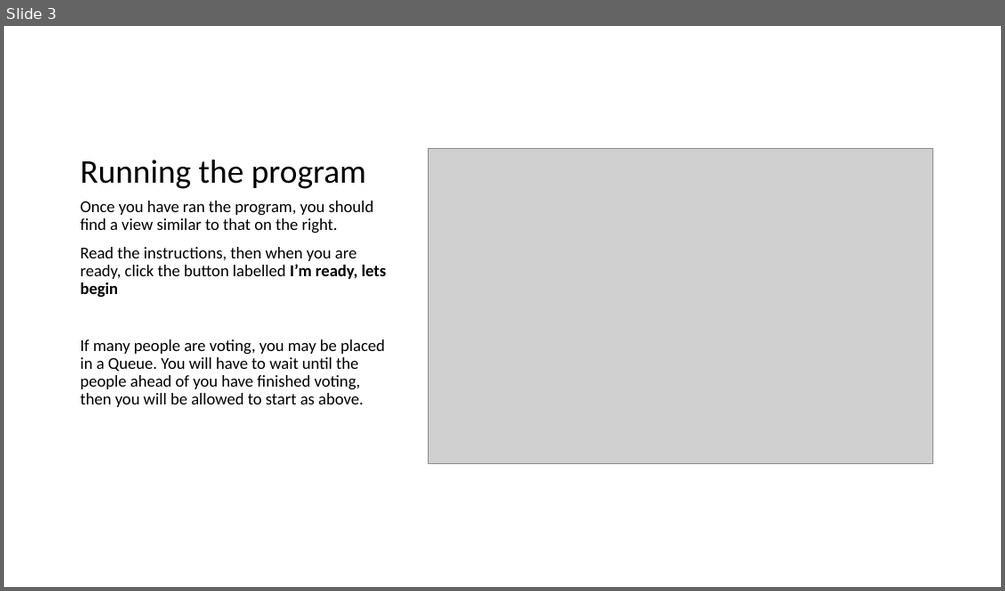
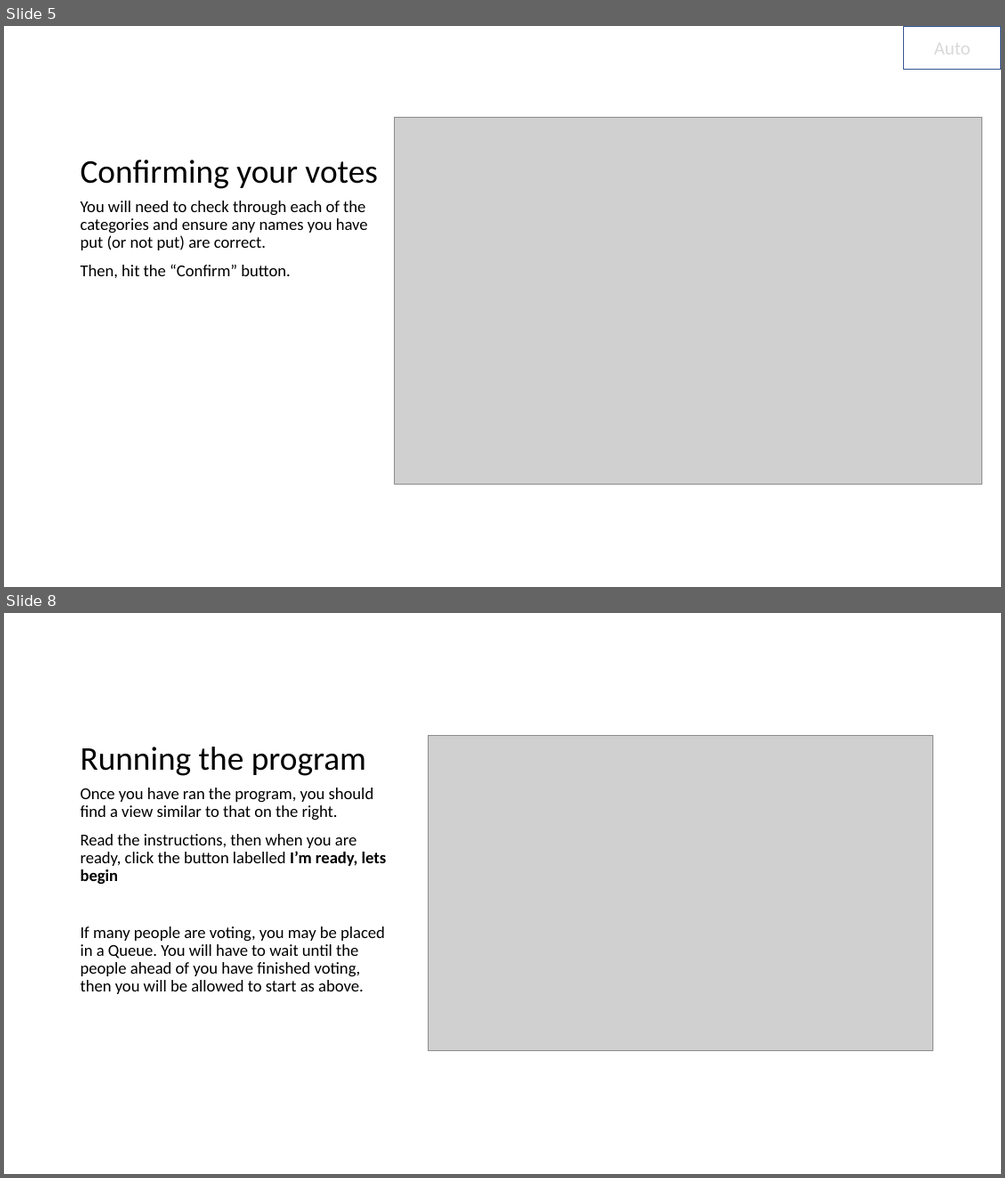
Before and after one commit to TheGrandCoding/awardsserver, a slide deck: TestPPT.pptx. Shown one above the other, each under a label of ours: slide 3 before the commit, slides 5 and 8 after it; the slides between them are not shown. The pictures are 1005x591 and 1005x1178 pixels, drawn with LibreOffice and Linux fonts; fonts in the diff are those of the drawing; grey boxes stand for pictures. Boxes give left, top, right and bottom in pixels: in the first picture for what was removed or moved away, otherwise in the second. Text is boxed around its words. In the diff, an @@ line names an element or a change of style, - is before the commit and + after.

Commit message:
Swap hypens for colons
Close #56
Also, updated powerpoint to have both a manual and automatic way to advance to next slide.

```diff
--- a/TestPPT.pptx
+++ b/TestPPT.pptx
@@ slide 5 added at [4, 26, 1001, 587], background #FFFFFF @@
@@ rectangle added at [904, 26, 1001, 70], outline #325491 1 pt, 18 pt, text #D9D9D9 @@
+Auto
@@ picture added at [395, 118, 982, 483] @@
@@ title added at [81, 160, 378, 189], 32 pt, text #000000 @@
+Confirming your votes
@@ text added at [81, 200, 368, 278], 16 pt, text #000000 @@
+You will need to check through each of the categories and ensure any names you have put (or not put) are correct.
+Then, hit the “Confirm” button.
@@ what was slide 3 is now slide 8 @@
```
Also in this commit, not shown: 2 slides changed, 4 other slides added, 1 other file.
